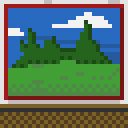
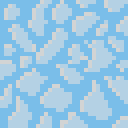
Layers edited between the first and the second 128x128 image:
added layer "Layer 1 copy" above "Layer 1" over [0, 0, 128, 128]
renamed "Layer 22" to "Wall_PaintingSky", hid it over [4, 4, 124, 104]
renamed "Layer 5 copy" to "Wall_Neutral", hid it over [0, 0, 128, 128]
